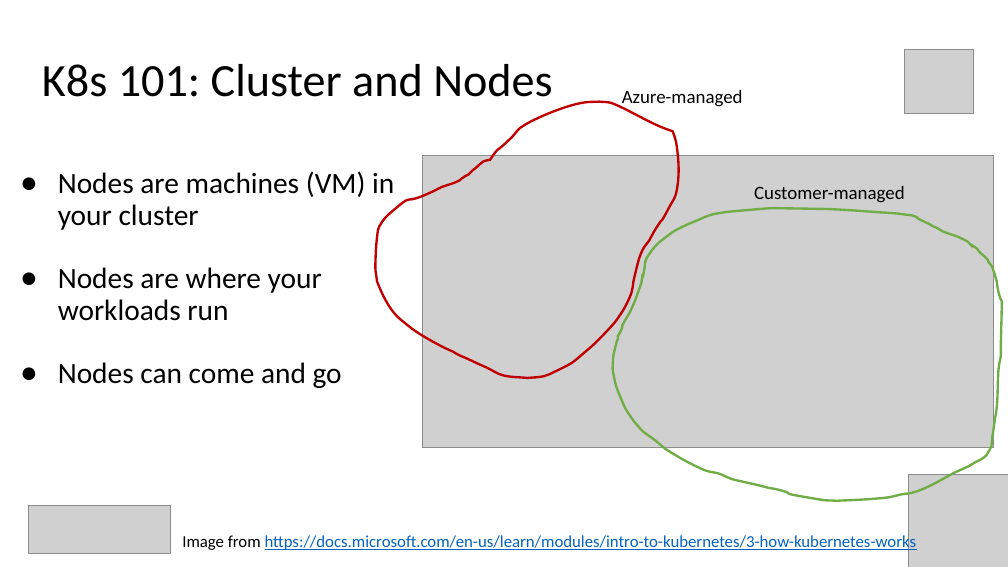
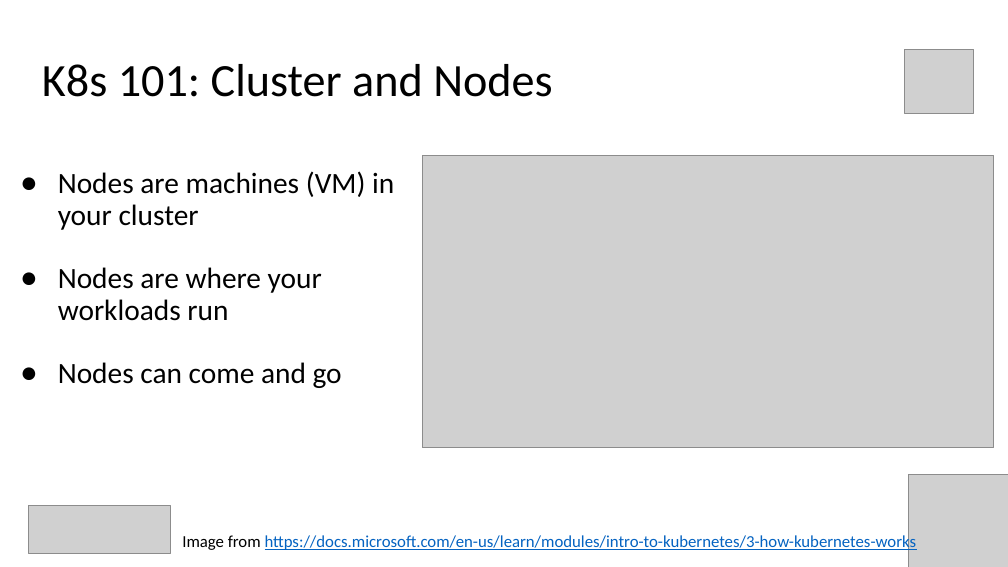
Before and after one commit to Infrastructure-AsCode/aks-101, a slide deck: slide 13 of slides/k8s-101.pptx (slide 12 before the commit). Drawn at 1008x567 pixels with LibreOffice and Linux fonts; fonts in the diff are those of the drawing; grey boxes stand for pictures. Boxes give left, top, right and bottom in pixels: in the first picture for what was removed or moved away, otherwise in the second. Text is boxed around its words. In the diff, an @@ line names an element or a change of style, - is before the commit and + after.

```diff
--- a/slides/k8s-101.pptx
+++ b/slides/k8s-101.pptx
@@ freeform shape removed at [376, 101, 679, 378] @@
@@ text removed at [622, 90, 743, 109] @@
-Azure-managed
@@ freeform shape removed at [613, 208, 1002, 501] @@
@@ text removed at [754, 186, 905, 203] @@
-Customer-managed
```
Also in this commit, not shown: 11 other slides changed, 1 slide added, 7 slides removed, 2 other files.
